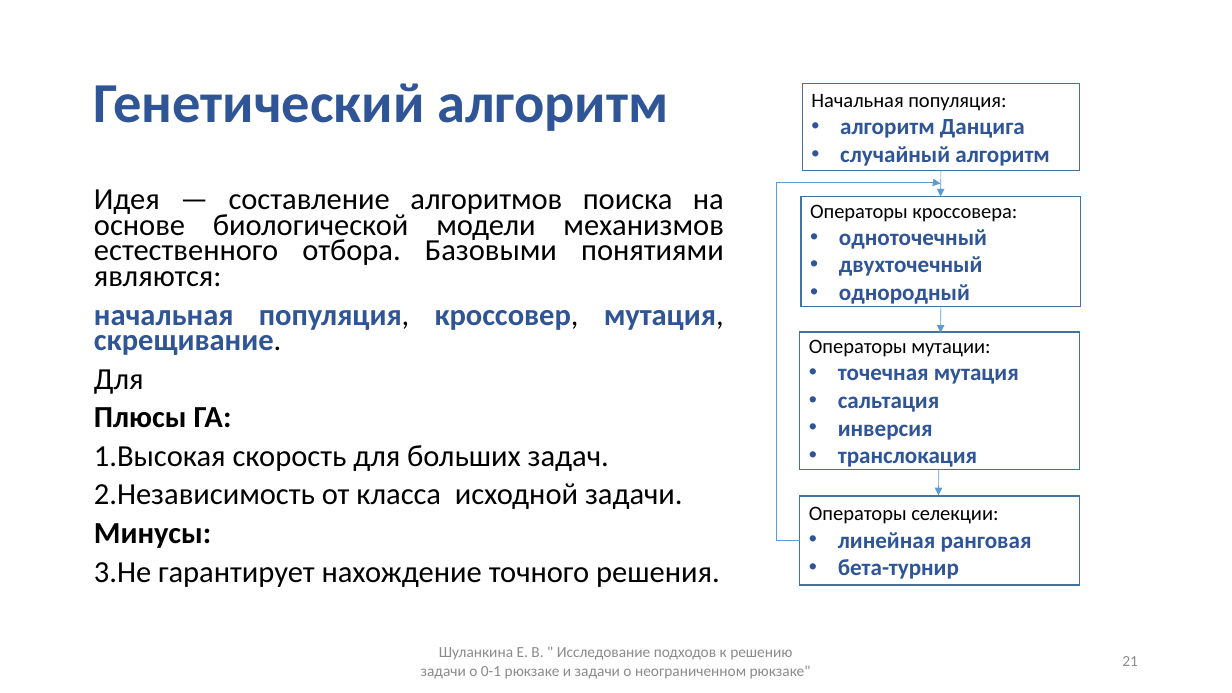
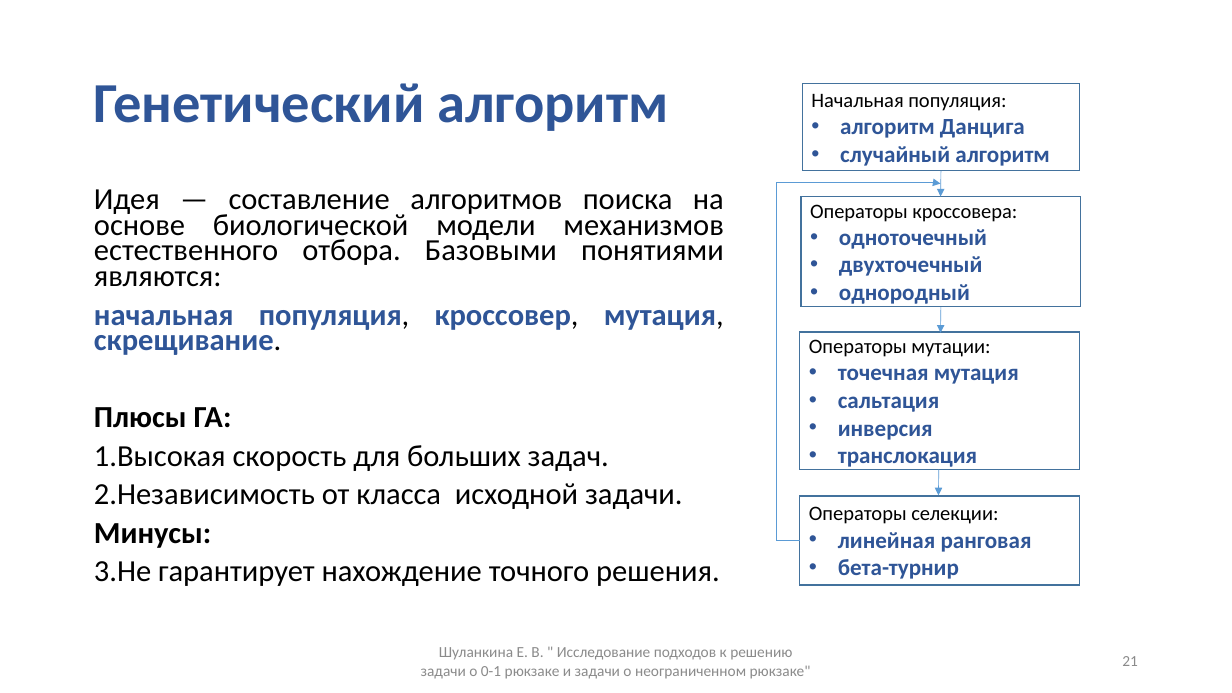
Before and after one commit to ElizJogar/Knapsack-Problems, a slide deck: slide 21 of docs/master_diploma.pptx. Drawn at 1232x693 pixels with LibreOffice and Linux fonts; fonts in the diff are those of the drawing. Boxes give left, top, right and bottom in pixels: in the first picture for what was removed or moved away, otherwise in the second. Text is boxed around its words. In the diff, an @@ line names an element or a change of style, - is before the commit and + after.

```diff
--- a/docs/master_diploma.pptx
+++ b/docs/master_diploma.pptx
@@ text at (94,369,144,394): paragraph removed @@
-Для
```
Also in this commit, not shown: 8 other slides changed, 4 slides added, 3 slides removed, 2 other files.
